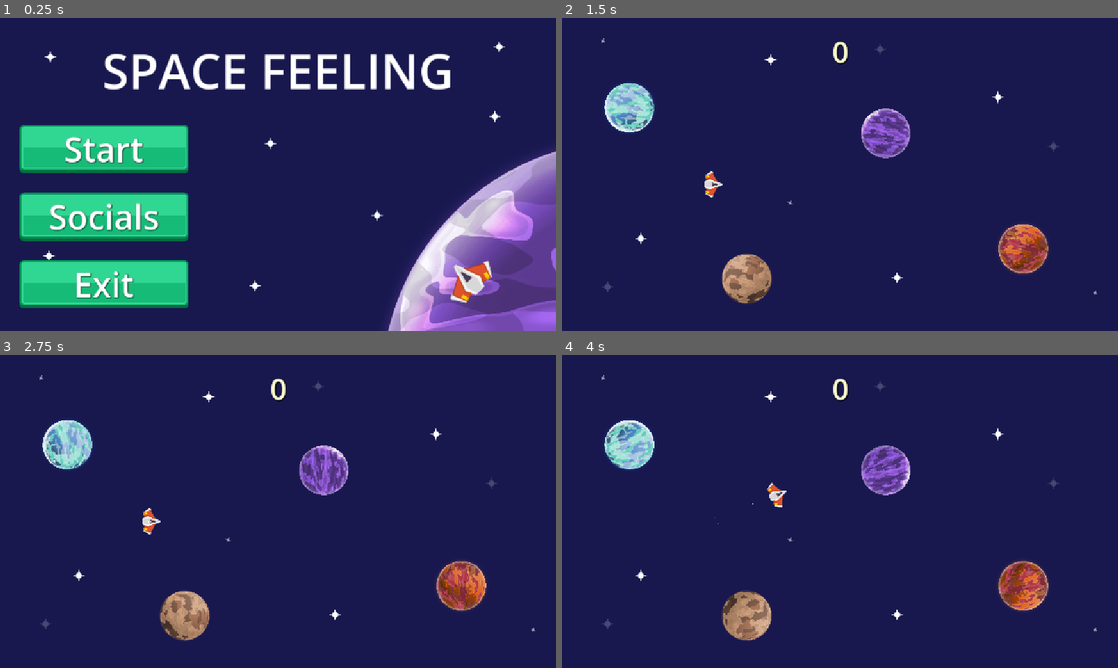
Above: before the commit, frames 1-4 (two rows, left to right).
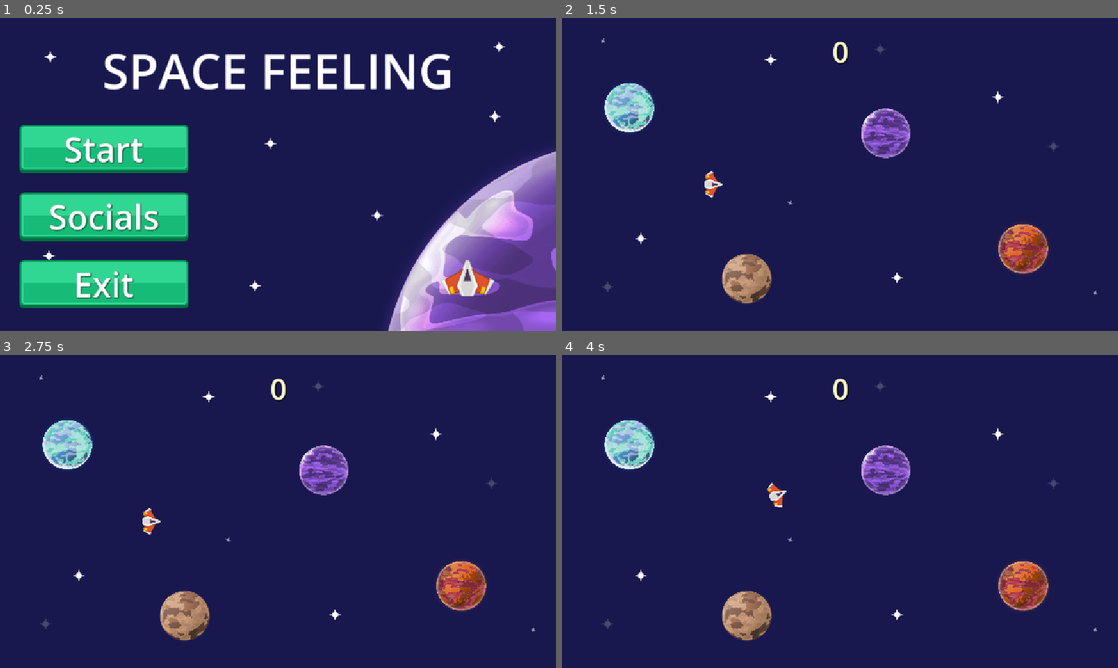
Above: after the commit, the same moments.

Repository: iabadie/taller_efectos_ui
Game: Godot game, scene res://scenes/menu/menu.tscn
Two runs of this game, one before a commit and one after it. Both use one fixed random seed, a clock stepped at 60 frames per second and the inputs below.
Inputs (mouse positions are in pixels of both pictures, inside the frame that each line leads up to):
- Up to frame 1 (0.25 s): no input
- Up to frame 2 (1.5 s): click "Socials" at 0.5 s; click "Start" at 1.25 s
- Up to frame 3 (2.75 s): move the mouse to (400, 495) at 2.02 s; hold Right (ui_right) from 2.03 s (still down); tap E (e) at 2.1 s
- Up to frame 4 (4 s): move the mouse to (728, 527) at 2.77 s; release Right (ui_right) at 2.78 s; hold Down (ui_down) 2.78-3.53 s; tap E (e) at 2.85, 3.8 s; move the mouse to (895, 442) at 3.52 s; press the mouse at (895, 442) at 3.53 s; hold Right (ui_right) from 3.53 s (still down)

The runs differ from the first frame. In frame 1, 0.7% of the frame differs, in the area x 79-89%, y 77-92%; in frame 2, 2.1%; in frame 3, 3.3%; in frame 4, 3.5%, in the area x 7-88%, y 20-92%.

Commit message:
removed effects

Diff:
--- a/scenes/menu/button_control.tscn
+++ b/scenes/menu/button_control.tscn
@@ -39,6 +39,4 @@
 horizontal_alignment = 1
 vertical_alignment = 1
 
-[connection signal="mouse_entered" from="TextureButton" to="." method="_on_texture_button_mouse_entered"]
-[connection signal="mouse_exited" from="TextureButton" to="." method="_on_texture_button_mouse_exited"]
 [connection signal="pressed" from="TextureButton" to="." method="_on_texture_button_pressed"]
--- a/scenes/menu/menu.tscn
+++ b/scenes/menu/menu.tscn
@@ -6,68 +6,6 @@
 [ext_resource type="Texture2D" uid="uid://dqpr8p63tb0yu" path="res://assets/planets/star.png" id="4_r8yej"]
 [ext_resource type="Texture2D" uid="uid://col1q26pm1mhd" path="res://assets/planets/planet09.png" id="5_3y2rt"]
 [ext_resource type="Texture2D" uid="uid://cuuipw6mg2pp3" path="res://assets/spaceship/spaceship.png" id="6_t0a87"]
-
-[sub_resource type="Animation" id="Animation_r8yej"]
-resource_name = "spaceship"
-length = 14.0
-loop_mode = 1
-tracks/0/type = "value"
-tracks/0/imported = false
-tracks/0/enabled = true
-tracks/0/path = NodePath("Images/Spaceship:position")
-tracks/0/interp = 1
-tracks/0/loop_wrap = true
-tracks/0/keys = {
-"times": PackedFloat32Array(0, 0.433143, 1.9889, 4.5, 5.97924, 8.03333, 10.0333),
-"transitions": PackedFloat32Array(1, 1, 1, 1, 1, 1, 1),
-"update": 0,
-"values": [Vector2(968, 538), Vector2(968, 538), Vector2(-93, 359), Vector2(561, 260), Vector2(561, 260), Vector2(1445, 280), Vector2(968, 538)]
-}
-tracks/1/type = "value"
-tracks/1/imported = false
-tracks/1/enabled = true
-tracks/1/path = NodePath("Images/Spaceship:rotation")
-tracks/1/interp = 1
-tracks/1/loop_wrap = true
-tracks/1/keys = {
-"times": PackedFloat32Array(0, 0.433143, 1.90583, 1.99246, 4.23333, 4.49385, 5.9882, 7.70994, 8.98771, 11.9981),
-"transitions": PackedFloat32Array(1, 1, 1, 1, 1, 1, 1, 1, 1, 1),
-"update": 0,
-"values": [0.0, -1.37183, -1.37183, 1.39975, 1.04982, 1.64235, 1.64235, 1.64235, -2.21308, 0.0]
-}
-
-[sub_resource type="Animation" id="Animation_3y2rt"]
-length = 0.001
-tracks/0/type = "value"
-tracks/0/imported = false
-tracks/0/enabled = true
-tracks/0/path = NodePath("Images/Spaceship:position")
-tracks/0/interp = 1
-tracks/0/loop_wrap = true
-tracks/0/keys = {
-"times": PackedFloat32Array(0),
-"transitions": PackedFloat32Array(1),
-"update": 0,
-"values": [Vector2(968, 538)]
-}
-tracks/1/type = "value"
-tracks/1/imported = false
-tracks/1/enabled = true
-tracks/1/path = NodePath("Images/Spaceship:rotation")
-tracks/1/interp = 1
-tracks/1/loop_wrap = true
-tracks/1/keys = {
-"times": PackedFloat32Array(0),
-"transitions": PackedFloat32Array(1),
-"update": 0,
-"values": [0.0]
-}
-
-[sub_resource type="AnimationLibrary" id="AnimationLibrary_3y2rt"]
-_data = {
-&"RESET": SubResource("Animation_3y2rt"),
-&"spaceship": SubResource("Animation_r8yej")
-}
 
 [node name="Menu" type="Control"]
 layout_mode = 3
@@ -173,12 +111,6 @@
 [node name="ExitControl" parent="VBoxContainer/MarginContainer2/VBoxContainer/Control3" instance=ExtResource("1_e0arn")]
 title = "Exit"
 
-[node name="AnimationPlayer" type="AnimationPlayer" parent="."]
-libraries = {
-&"": SubResource("AnimationLibrary_3y2rt")
-}
-autoplay = "spaceship"
-
 [connection signal="pressed" from="VBoxContainer/MarginContainer2/VBoxContainer/Control/StartControl" to="." method="_on_start_control_pressed"]
 [connection signal="pressed" from="VBoxContainer/MarginContainer2/VBoxContainer/Control2/SocialsControl" to="." method="_on_socials_control_pressed"]
 [connection signal="pressed" from="VBoxContainer/MarginContainer2/VBoxContainer/Control3/ExitControl" to="." method="_on_exit_control_pressed"]
--- a/scenes/space/planet/planet.gd
+++ b/scenes/space/planet/planet.gd
@@ -2,11 +2,8 @@
 
 @export var texture: Texture
 
-@onready var animation_player: AnimationPlayer = $AnimationPlayer
 @onready var planet_sprite: Sprite2D = $PlanetSprite
-@onready var background_feedback: Sprite2D = $BackgroundFeedback
 @onready var action_button_popup: Node2D = $ActionButtonPopup
-@onready var cpu_particles_2d: CPUParticles2D = $CPUParticles2D
 
 var real_position: Vector2
 
@@ -15,56 +12,24 @@
 func _ready() -> void:
 	if texture:
 		planet_sprite.texture = texture
-		background_feedback.texture = texture
-	start_rotation()
 	action_button_popup.pressed.connect(add_to_counter)
 	real_position = position
 
-func start_rotation():
-	planet_sprite.rotation_degrees = 0
-	var tween = create_tween().set_trans(Tween.TRANS_LINEAR).set_ease(Tween.EASE_IN_OUT)
-	tween.tween_property(planet_sprite, "rotation_degrees", 360, 6)
-	tween.play()
-	await tween.finished
-	start_rotation()
-
 func play_animation():
-	animation_player.play("beat")
+	pass
 
 func stop_animation():
-	animation_player.stop()
+	pass
 
 
 func _on_area_2d_body_entered(body: Node2D) -> void:
-	play_animation()
 	action_button_popup.appear()
 
 
 func _on_area_2d_body_exited(body: Node2D) -> void:
-	stop_animation()
 	action_button_popup.disappear()
 
 func add_to_counter():
 	count += 1
 	if count == 4:
-		explode()
-
-func explode():
-	$Area2D/CollisionShape2D.disabled = true
-	action_button_popup.queue_free()
-	modulate = Color.GRAY
-	$Timer.start()
-	cpu_particles_2d.emitting = true
-	count = 0
-
-
-func random_pos():
-	position = real_position + Vector2(randi() % 10 - 5, randi() % 10 - 5)
-
-
-func _on_timer_timeout() -> void:
-	random_pos()
-	count += 1
-	if count == 50:
-		$Timer.stop()
 		queue_free()
--- a/scenes/space/planet/planet.tscn
+++ b/scenes/space/planet/planet.tscn
@@ -1,95 +1,18 @@
-[gd_scene load_steps=10 format=3 uid="uid://cc2pwecnk648u"]
+[gd_scene load_steps=5 format=3 uid="uid://cc2pwecnk648u"]
 
 [ext_resource type="Script" uid="uid://g7src0k23cvt" path="res://scenes/space/planet/planet.gd" id="1_wd0ew"]
 [ext_resource type="Texture2D" uid="uid://col1q26pm1mhd" path="res://assets/planets/planet09.png" id="1_yq3nw"]
 [ext_resource type="PackedScene" uid="uid://bmwfe1m55krwq" path="res://scenes/space/ui/action_button_popup.tscn" id="3_sjffs"]
-[ext_resource type="Texture2D" uid="uid://dqpr8p63tb0yu" path="res://assets/planets/star.png" id="4_w7c4d"]
-
-[sub_resource type="Animation" id="Animation_yq3nw"]
-resource_name = "beat"
-length = 2.0
-loop_mode = 1
-tracks/0/type = "value"
-tracks/0/imported = false
-tracks/0/enabled = true
-tracks/0/path = NodePath("BackgroundFeedback:modulate")
-tracks/0/interp = 1
-tracks/0/loop_wrap = true
-tracks/0/keys = {
-"times": PackedFloat32Array(0, 0.233333, 1.6, 2),
-"transitions": PackedFloat32Array(1, 1, 1, 1),
-"update": 0,
-"values": [Color(1, 1, 1, 0), Color(1, 1, 1, 0.117647), Color(1, 1, 1, 0.117647), Color(1, 1, 1, 0)]
-}
-tracks/1/type = "value"
-tracks/1/imported = false
-tracks/1/enabled = true
-tracks/1/path = NodePath("BackgroundFeedback:scale")
-tracks/1/interp = 1
-tracks/1/loop_wrap = true
-tracks/1/keys = {
-"times": PackedFloat32Array(0, 0.233333, 2),
-"transitions": PackedFloat32Array(1, 1, 1),
-"update": 0,
-"values": [Vector2(1e-05, 1e-05), Vector2(0.15, 0.15), Vector2(0.15, 0.15)]
-}
-
-[sub_resource type="Animation" id="Animation_wd0ew"]
-length = 0.001
-tracks/0/type = "value"
-tracks/0/imported = false
-tracks/0/enabled = true
-tracks/0/path = NodePath("BackgroundFeedback:modulate")
-tracks/0/interp = 1
-tracks/0/loop_wrap = true
-tracks/0/keys = {
-"times": PackedFloat32Array(0),
-"transitions": PackedFloat32Array(1),
-"update": 0,
-"values": [Color(1, 1, 1, 0.117647)]
-}
-tracks/1/type = "value"
-tracks/1/imported = false
-tracks/1/enabled = true
-tracks/1/path = NodePath("BackgroundFeedback:scale")
-tracks/1/interp = 1
-tracks/1/loop_wrap = true
-tracks/1/keys = {
-"times": PackedFloat32Array(0),
-"transitions": PackedFloat32Array(1),
-"update": 0,
-"values": [Vector2(1e-05, 1e-05)]
-}
-
-[sub_resource type="AnimationLibrary" id="AnimationLibrary_sjffs"]
-_data = {
-&"RESET": SubResource("Animation_wd0ew"),
-&"beat": SubResource("Animation_yq3nw")
-}
 
 [sub_resource type="CircleShape2D" id="CircleShape2D_sjffs"]
 radius = 75.06
 
-[sub_resource type="Gradient" id="Gradient_7xox7"]
-offsets = PackedFloat32Array(0.453184, 1)
-colors = PackedColorArray(1, 1, 1, 1, 0, 0, 0, 0)
-
 [node name="Planet" type="Node2D"]
 script = ExtResource("1_wd0ew")
-
-[node name="BackgroundFeedback" type="Sprite2D" parent="."]
-modulate = Color(1, 1, 1, 0.117647)
-scale = Vector2(1e-05, 1e-05)
-texture = ExtResource("1_yq3nw")
 
 [node name="PlanetSprite" type="Sprite2D" parent="."]
 scale = Vector2(0.1, 0.1)
 texture = ExtResource("1_yq3nw")
-
-[node name="AnimationPlayer" type="AnimationPlayer" parent="."]
-libraries = {
-&"": SubResource("AnimationLibrary_sjffs")
-}
 
 [node name="Area2D" type="Area2D" parent="."]
 collision_layer = 2
@@ -103,23 +26,5 @@
 [node name="ButtonMarker" type="Marker2D" parent="."]
 position = Vector2(-45, -181)
 
-[node name="CPUParticles2D" type="CPUParticles2D" parent="."]
-emitting = false
-amount = 20
-texture = ExtResource("4_w7c4d")
-spread = 179.29
-gravity = Vector2(0, 0)
-initial_velocity_min = 100.0
-initial_velocity_max = 100.0
-orbit_velocity_min = 0.1
-orbit_velocity_max = 0.2
-scale_amount_min = 0.3
-scale_amount_max = 1.3
-color_ramp = SubResource("Gradient_7xox7")
-
-[node name="Timer" type="Timer" parent="."]
-wait_time = 0.05
-
 [connection signal="body_entered" from="Area2D" to="." method="_on_area_2d_body_entered"]
 [connection signal="body_exited" from="Area2D" to="." method="_on_area_2d_body_exited"]
-[connection signal="timeout" from="Timer" to="." method="_on_timer_timeout"]
--- a/scenes/space/spaceship/spaceship.tscn
+++ b/scenes/space/spaceship/spaceship.tscn
@@ -1,14 +1,10 @@
-[gd_scene load_steps=6 format=3 uid="uid://c71qmixrcx8ab"]
+[gd_scene load_steps=5 format=3 uid="uid://c71qmixrcx8ab"]
 
 [ext_resource type="Script" uid="uid://dxt0p5v07ad8g" path="res://scenes/space/spaceship/spaceship.gd" id="1_nbbix"]
 [ext_resource type="Texture2D" uid="uid://cuuipw6mg2pp3" path="res://assets/spaceship/spaceship.png" id="2_63fgw"]
 
 [sub_resource type="CircleShape2D" id="CircleShape2D_0k7fm"]
 radius = 27.074
-
-[sub_resource type="Gradient" id="Gradient_63fgw"]
-offsets = PackedFloat32Array(0, 0.59176, 1)
-colors = PackedColorArray(0.785872, 0.83, 0.5893, 1, 1, 1, 1, 1, 0, 0, 0, 0)
 
 [sub_resource type="CircleShape2D" id="CircleShape2D_63fgw"]
 radius = 28.0713
@@ -26,17 +22,6 @@
 scale = Vector2(0.5, 0.5)
 texture = ExtResource("2_63fgw")
 
-[node name="GPUParticles2D" type="CPUParticles2D" parent="Anchor/SpaceshipSprite"]
-amount = 18
-emission_shape = 1
-emission_sphere_radius = 23.35
-gravity = Vector2(0, 0)
-angular_velocity_min = -141.71
-angular_velocity_max = 137.14
-scale_amount_min = 0.5
-scale_amount_max = 1.5
-color_ramp = SubResource("Gradient_63fgw")
-
 [node name="DetectionArea" type="Area2D" parent="."]
 collision_layer = 0
 collision_mask = 2
--- a/scenes/space/ui/action_button_popup.gd
+++ b/scenes/space/ui/action_button_popup.gd
@@ -18,26 +18,11 @@
 		if Input.is_action_just_pressed("e"):
 			pressed.emit()
 			get_tree().call_group("ui", "_group_add_count")
-			texture_rect.texture = BUTTON_SQUARE_FLAT
-			texture_rect.set_instance_shader_parameter("enabled", false)
-		elif Input.is_action_just_released("e"):
-			texture_rect.texture = ICON_SQUARE
-			texture_rect.set_instance_shader_parameter("enabled", true)
 
 func appear():
-	final_position = appear_marker.global_position
-	global_position.x = final_position.x
-	global_position.y = final_position.y + 50
-	var tween = create_tween().set_ease(Tween.EASE_OUT)
-	tween.set_trans(Tween.TRANS_ELASTIC)
-	tween.tween_property(self, "global_position:y", final_position.y, 2)
-	tween.play()
+	global_position.y = appear_marker.global_position.y
+	global_position.x = appear_marker.global_position.x
 	visible = true
 
 func disappear():
-	var tween = create_tween().set_ease(Tween.EASE_OUT)
-	tween.set_trans(Tween.TRANS_LINEAR)
-	tween.tween_property(self, "global_position:y", final_position.y + 25, 0.2)
-	tween.play()
-	await tween.finished
 	visible = false
--- a/scenes/space/ui/action_button_popup.tscn
+++ b/scenes/space/ui/action_button_popup.tscn
@@ -1,22 +1,12 @@
-[gd_scene load_steps=5 format=3 uid="uid://bmwfe1m55krwq"]
+[gd_scene load_steps=3 format=3 uid="uid://bmwfe1m55krwq"]
 
-[ext_resource type="Shader" uid="uid://ckpjp0d8n7dlg" path="res://scenes/space/ui/action_button_popup.gdshader" id="1_nkbbc"]
 [ext_resource type="Texture2D" uid="uid://bqww8tykksic3" path="res://assets/ui/icon_square.png" id="1_snsx5"]
 [ext_resource type="Script" uid="uid://bri4noc0vutma" path="res://scenes/space/ui/action_button_popup.gd" id="1_srrdl"]
-
-[sub_resource type="ShaderMaterial" id="ShaderMaterial_srrdl"]
-shader = ExtResource("1_nkbbc")
-shader_parameter/speed = 1.0
-shader_parameter/width = 0.3
-shader_parameter/intensity = 1.0
-shader_parameter/shine_color = Color(0.18, 0.18, 0.18, 1)
-shader_parameter/enabled = true
 
 [node name="ActionButtonPopup" type="Node2D"]
 script = ExtResource("1_srrdl")
 
 [node name="TextureRect" type="TextureRect" parent="."]
-material = SubResource("ShaderMaterial_srrdl")
 custom_minimum_size = Vector2(100, 100)
 offset_right = 40.0
 offset_bottom = 40.0
--- a/scenes/space/ui/counter.gd
+++ b/scenes/space/ui/counter.gd
@@ -11,8 +11,8 @@
 	label.text = str(counter)
 
 func play_animation():
-	animation_player.play("add")
+	pass
 
 func _group_add_count():
 	counter += 1
-	play_animation()
+	update_label()
Not shown: 1 places in scenes/menu/menu.tscn that only renumber resources
